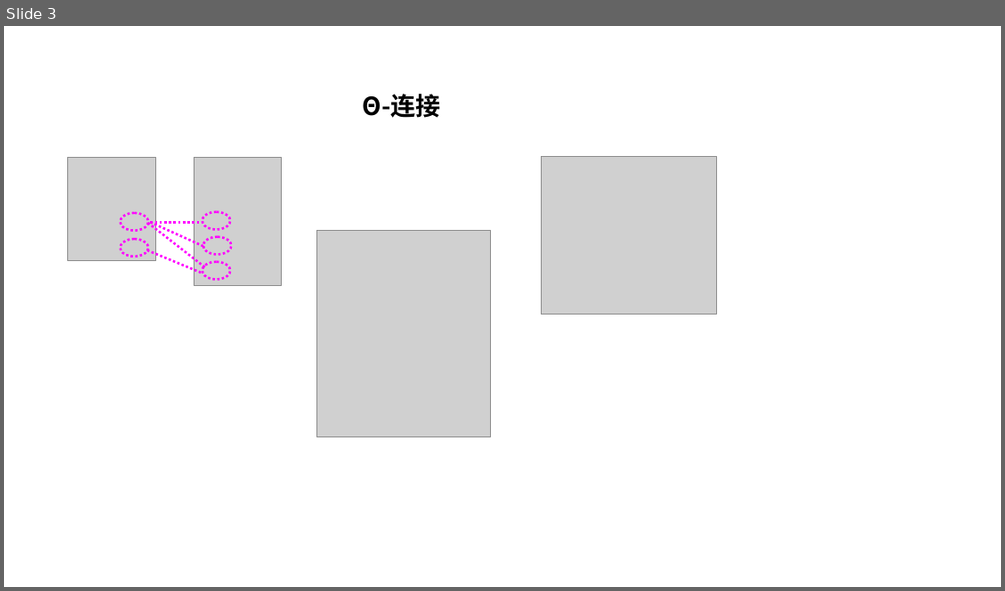
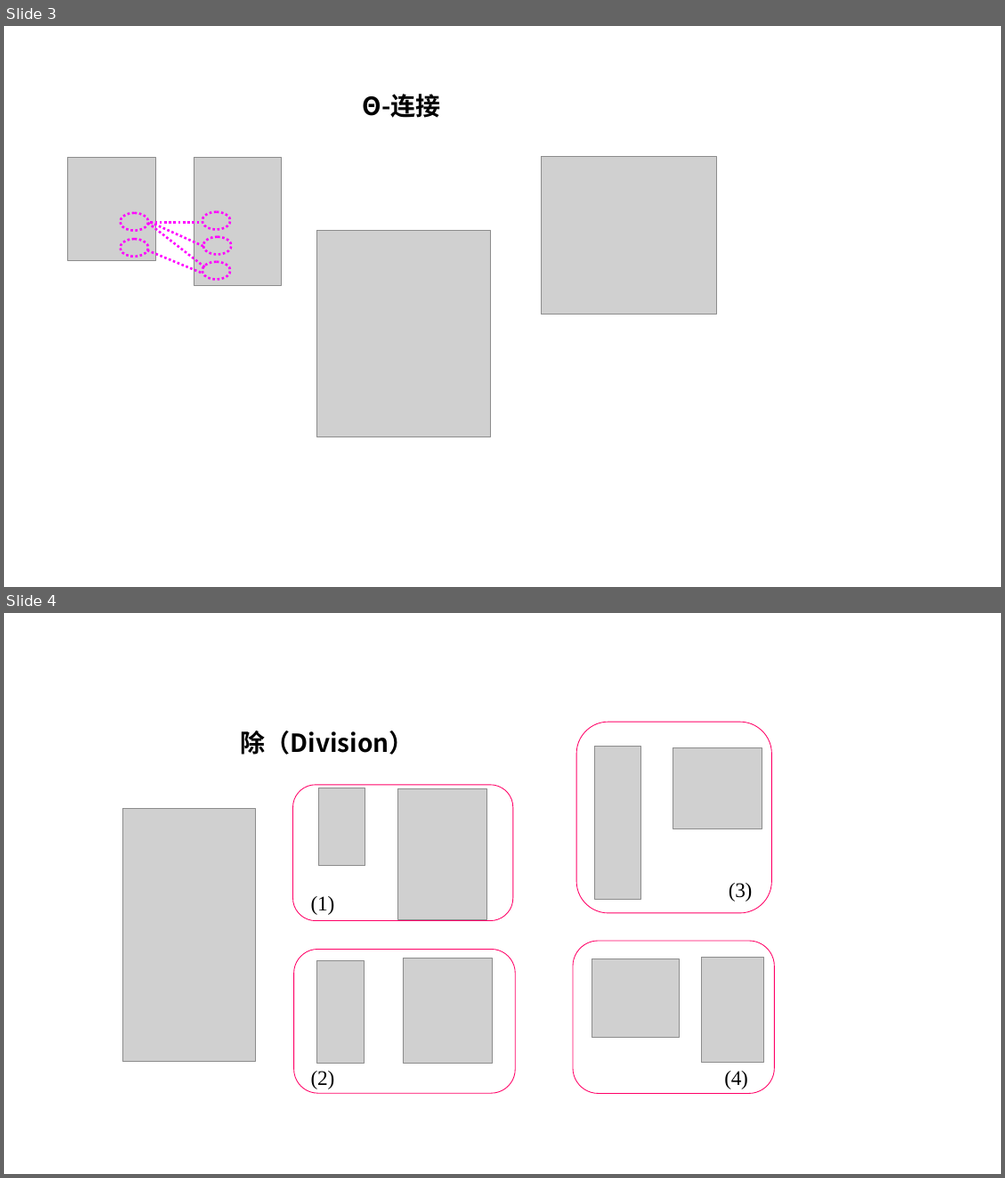
Before and after one commit to guofei9987/a, a slide deck: computer/database/database.pptx. Shown one above the other, each under a label of ours: slide 3 before the commit, slides 3 and 4 after it. The pictures are 1005x591 and 1005x1178 pixels, drawn with LibreOffice and Linux fonts; fonts in the diff are those of the drawing; grey boxes stand for pictures. Boxes give left, top, right and bottom in pixels: in the first picture for what was removed or moved away, otherwise in the second. Text is boxed around its words. In the diff, an @@ line names an element or a change of style, - is before the commit and + after.

```diff
--- a/computer/database/database.pptx
+++ b/computer/database/database.pptx
@@ slide 4 added at (x1=4, y1=613, x2=1001, y2=1174), background #FFFFFF @@
@@ group added at (x1=123, y1=722, x2=775, y2=1093): 9 pictures, 5 texts, 4 freeform shapes @@
+(1)
+(2)
+(3)
+(4)
+除（Division）
```
Also in this commit, not shown: 1 slide changed, 1 slide removed, 3 other files.
